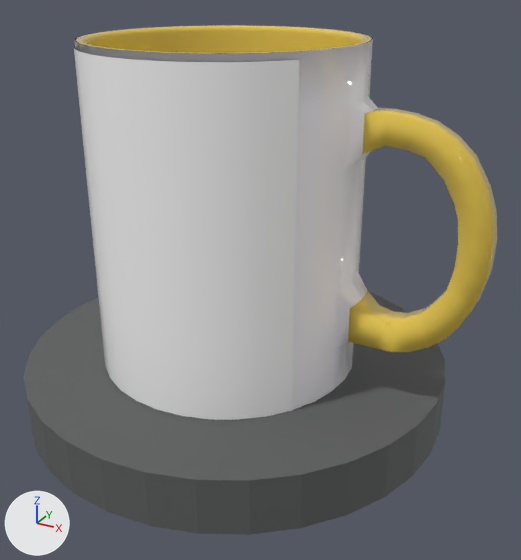
What one commit did to the glTF model Texturas.glb.
Both versions are drawn from a 50 mm lens placed at (2.69, -2.88, 2.09), pointed at (1.12, -0.02, 0.67). Every picture has the same lights, and +X, +Y and +Z are marked at lower left. The picture after the commit comes second. Where no turn or scale is listed for an object, it has been applied to the vertices.

Script lines for the objects in view, before the commit:
```python
mat_cor_caneca = principled_material('Cor_caneca')
mat_cor_caneca.base_color = (0.799, 0.572, 0.0801)  # yellow #e7c750
mat_cor_caneca.roughness = 0.0
me_cilindro_005 = bpy.data.meshes.new('Cilindro.005')
me_cilindro_005.from_pydata(...)  # 980 vertices, 1896 faces; spans x -1.93..1.0, y -1.0..1.0, z -1.04..1.04
# faces by material slot: [260, 558, 1078]
me_cilindro_005.materials.append(mat_textura)  # white #ffffff
me_cilindro_005.materials.append(mat_caneca)  # white #fcfaff
me_cilindro_005.materials.append(mat_cor_caneca)  # yellow #e7c750
me_cilindro_008 = bpy.data.meshes.new('Cilindro.008')
me_cilindro_008.from_pydata(...)  # 64 vertices, 124 faces; spans x -1.09..1.09, y -1.08..1.08, z -0.14..0.14
me_cilindro_008.materials.append(mat_cor_base)  # dark grey #5c5e5e
ob_cilindro = bpy.data.objects.new('Cilindro', me_cilindro_008)
ob_cilindro.location = (0.944, 0.024, 0.078)
ob_cilindro_001 = bpy.data.objects.new('Cilindro.001', me_cilindro_005)
ob_cilindro_001.location = (0.925, 0.0, 0.981)
ob_cilindro_001.scale = (-0.656, -0.656, -0.784)
```
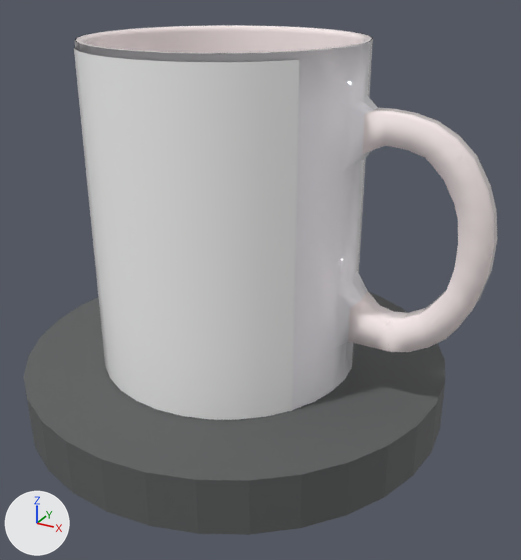
What differs and where, as boxes (x1, y1, x2, y2) in the pictures (521 x 560 px):
'Cilindro.001', recoloured (yellow to white)
    both: (75, 25, 497, 352)

Edits to the bpy script that builds the scene:
```text
Change mat_cor_caneca:
    mat_cor_caneca.base_color: (0.799, 0.572, 0.0801) -> (1.0, 0.889, 0.889)  # yellow #e7c750 -> white #fff2f2
```
